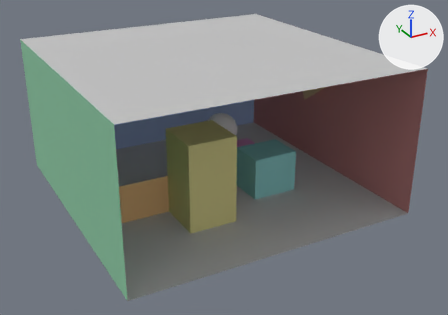
An edit to the OBJ model lab-4/scene_simple.obj, drawn before and after from the same camera.
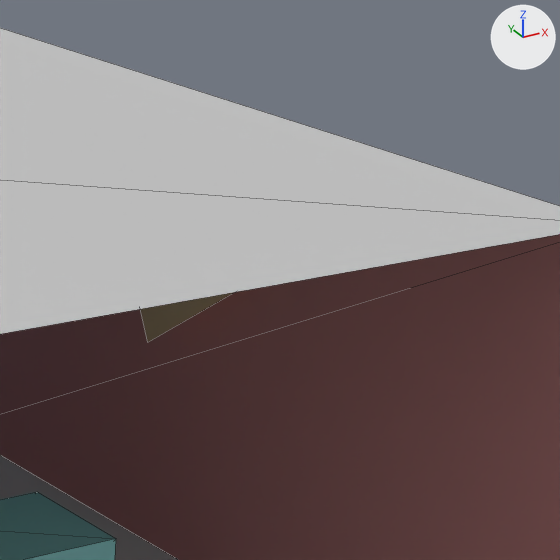
There are two pictures of each version: one whole from a 50 mm camera at (-5.59, -10.89, 6.07) aimed at (0.17, -0.42, 0.84), one close up on the part from 59% to 92% of the width and 3% to 50% of the height. Arrows for +X, +Y and +Z are at upper right; the lights stay in place. The first two pictures are the older version. The close-ups show mesh edges as thin lines. Where no turn or scale is listed for an object, it has been applied to the vertices. Vertices at exactly the same position are counted once.

Objects in the first close-up: 'scene_simple'.
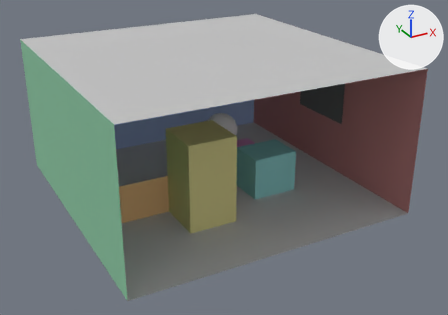
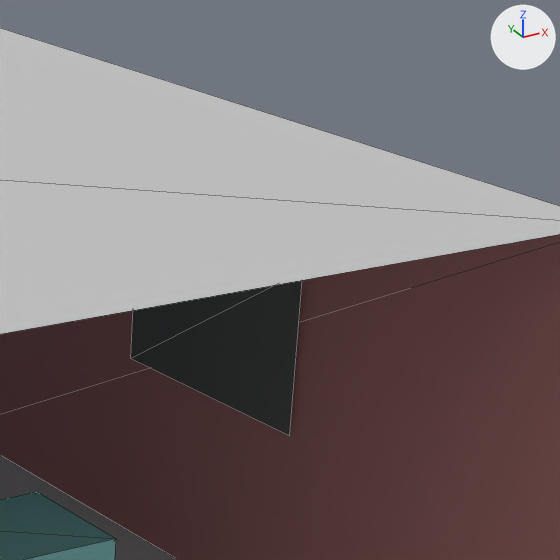
Where the change shows, as pixel boxes [x1, y1, x2, y2] in the close-ups (560 x 560 px):
part 1 of me_scene_simple, deleted (beige)
    before: [140, 292, 234, 342]
part 2 of me_scene_simple, added
    after: [131, 280, 302, 436]

What the commit changed:
Material 'light_back_square' (mat_light_back_square) is new.
Its base color is (0.08, 0.08, 0.08) (dark grey #505050).
Its roughness is 1.0.
Material 'light_right_square' (mat_light_right_square) is new.
Its base color is (0.15, 0.15, 0.15) (dark grey #6c6c6c).
Its roughness is 1.0.
me_scene_simple is used by ob_scene_simple; location (0.0, 0.0, 0.0).
Verts and faces of me_scene_simple; kept vertices keep their numbers, new ones are numbered from 311.
me_scene_simple had 311 vertices, 589 faces and spanned x -3.0..3.0, y -3.0..3.0, z 0.0..3.0.
me_scene_simple now has 316 vertices, 592 faces and spans x -3.0..3.0, y -3.0..3.0, z 0.0..3.0.
me_scene_simple part 1: the loose piece of 3 vertices spanning x 2.8, y -0.41..0.99, z 1.44..2.56 is deleted.
Part 2, on me_scene_simple:
New vertex 311 is at (-1.0, 2.95, 1.6).
New vertex 312 is at (1.0, 2.95, 1.6).
New vertex 313 is at (2.95, 0.8, 1.2), pixel (130, 358).
New vertex 314 is at (2.95, -0.8, 1.2), pixel (289, 435).
New vertices 315 to 318 stand at vertices 311 to 314, in that order, plus (0.0, 0.0, 1.0).
New faces: (311, 312, 316), (311, 316, 315) (mat_light_back_square (dark grey #505050)).
New faces: (313, 314, 318), (313, 318, 317) (mat_light_right_square (dark grey #6c6c6c)).
me_scene_simple no longer uses material mat_light_tri_warm (beige #dabc95).
me_scene_simple gains material mat_light_back_square (dark grey #505050).
me_scene_simple gains material mat_light_right_square (dark grey #6c6c6c).
